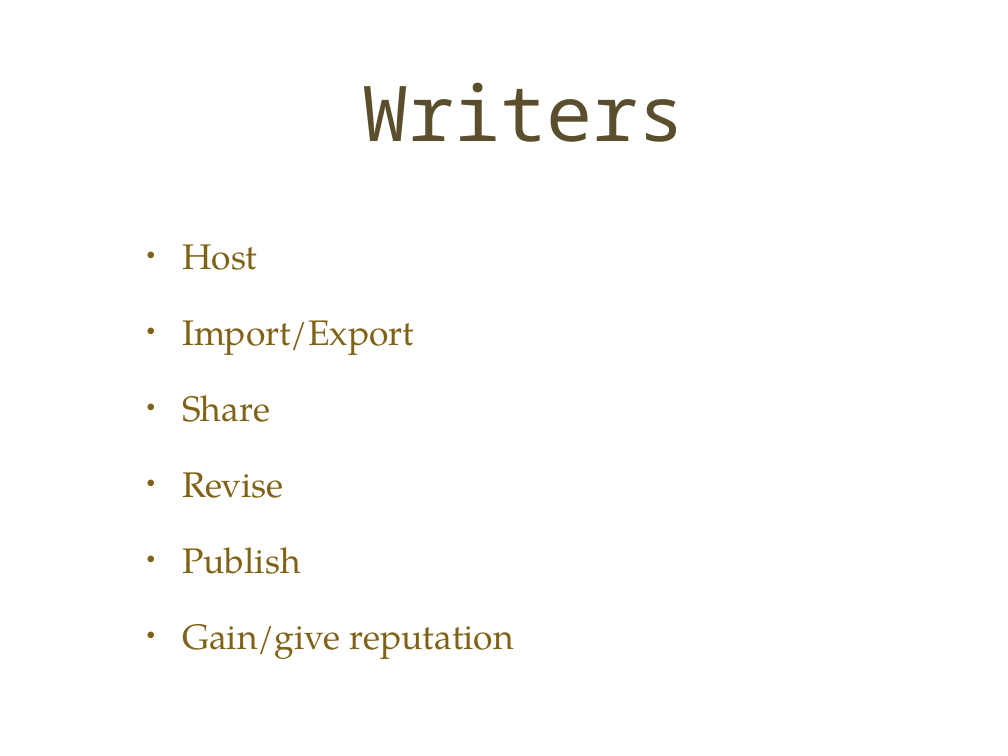
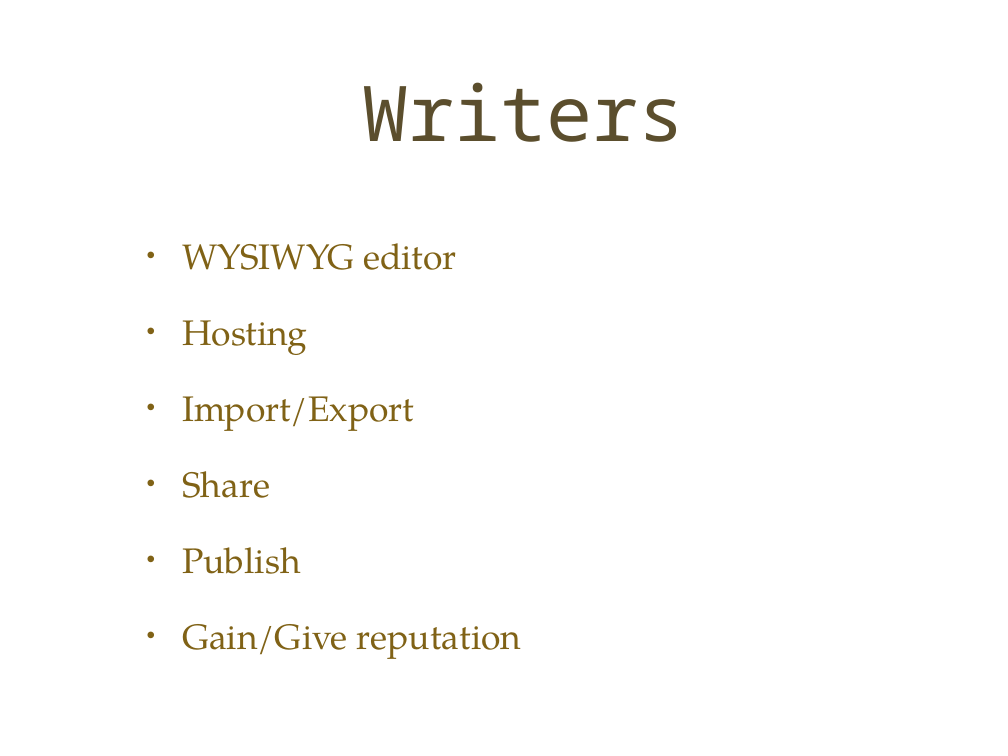
Before and after one commit to nullsix/fueledby.us-demo, a slide deck: slide 5 of pitch/pitch.ppt. Drawn at 1008x756 pixels with LibreOffice and Linux fonts; fonts in the diff are those of the drawing; background and template pictures are left out. Boxes give left, top, right and bottom in pixels: in the first picture for what was removed or moved away, otherwise in the second. Text is boxed around its words. In the diff, an @@ line names an element or a change of style, - is before the commit and + after.

```diff
--- a/pitch/pitch.ppt
+++ b/pitch/pitch.ppt
@@ text at (x1=182, y1=243, x2=456, y2=355): text changed @@
-• Host
+• WYSIWYG editor
+• Hosting
@@ text at (x1=182, y1=472, x2=284, y2=498): paragraph removed @@
-• Revise
@@ text at (x1=182, y1=624, x2=522, y2=659): text changed @@
-• Gain/give reputation
+• Gain/Give reputation
```
Also in this commit, not shown: 7 other slides changed, 2 slides added, 2 other files.
